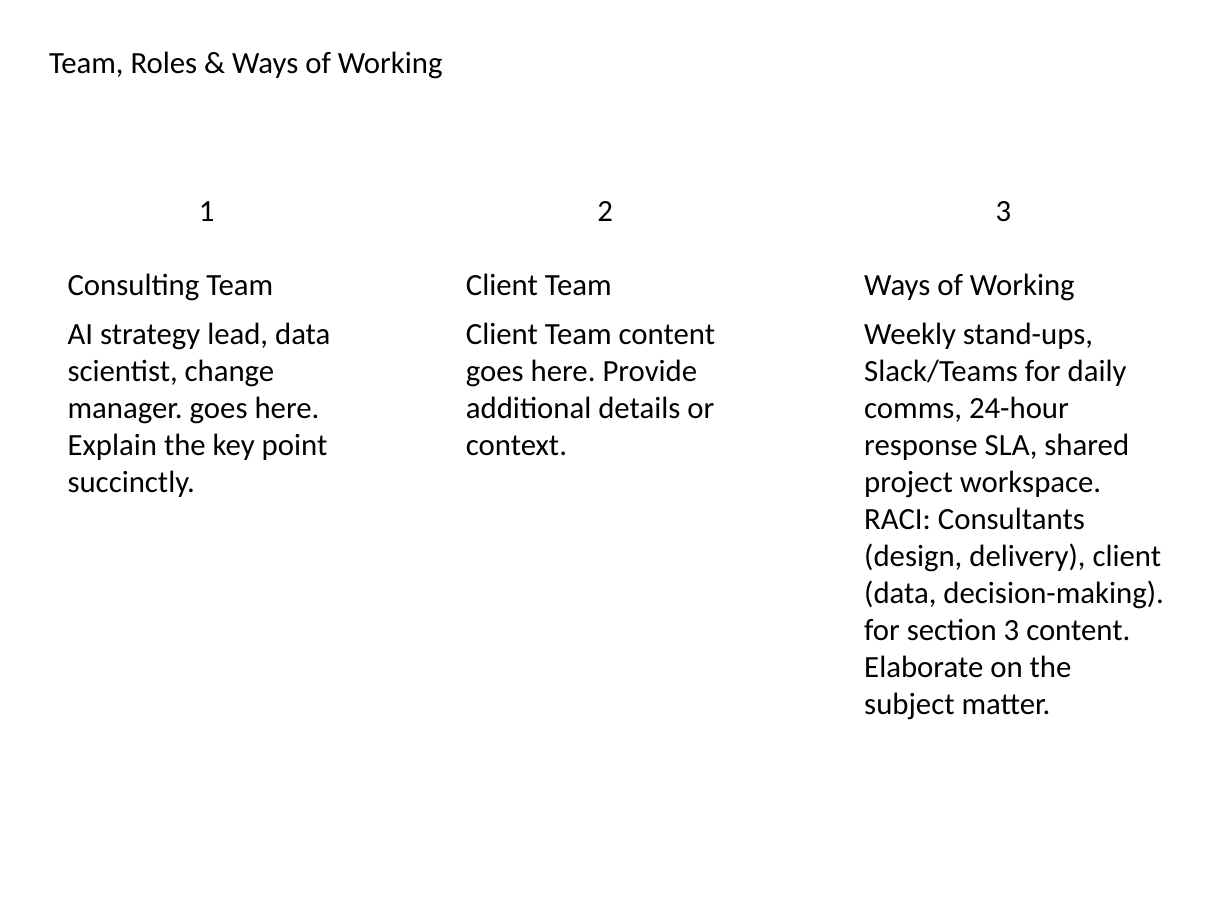
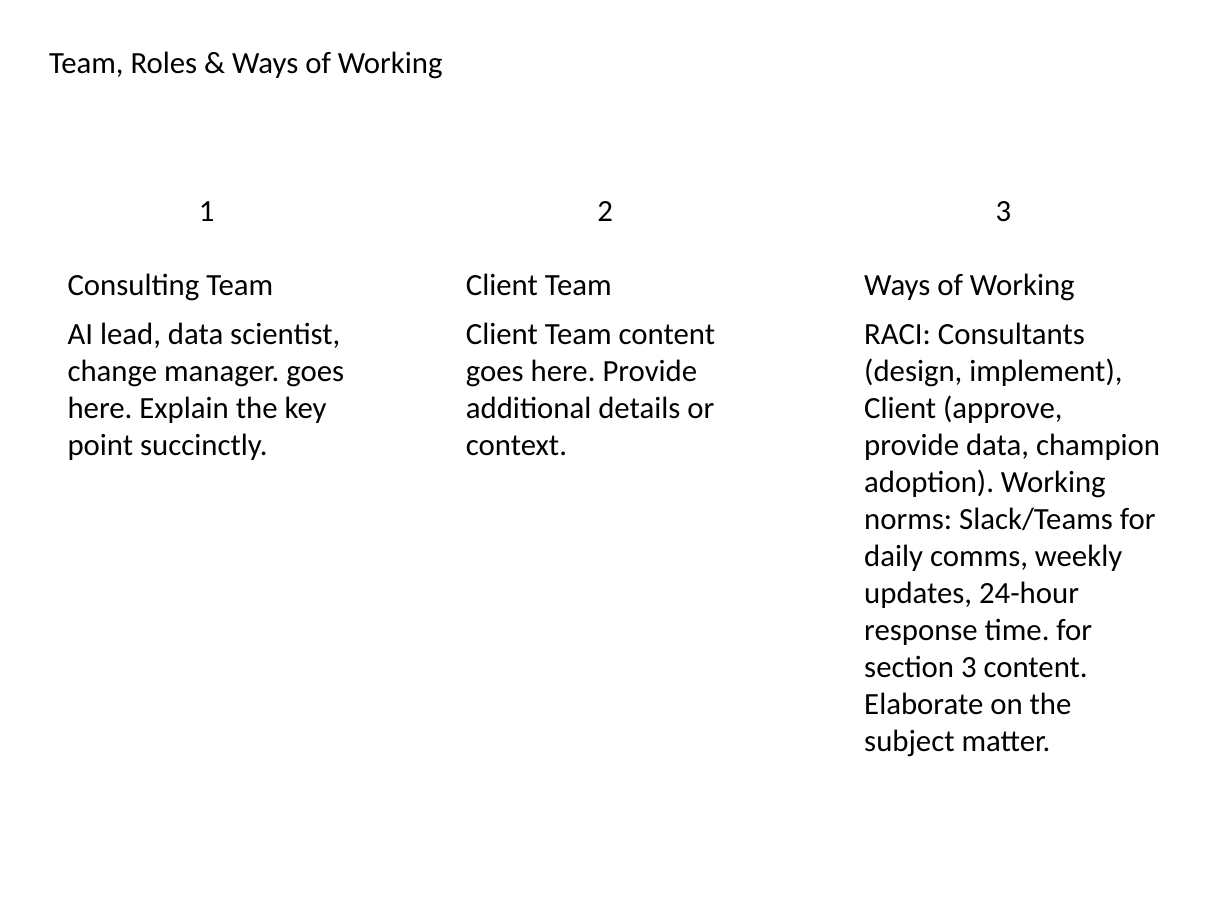
Before and after one commit to vedant1811/kenley-create-decks, a slide deck: slide 7 of src/lib/output/GeneratedPresentation.pptx. Drawn at 1232x924 pixels with LibreOffice and Linux fonts; fonts in the diff are those of the drawing. Boxes give left, top, right and bottom in pixels: in the first picture for what was removed or moved away, otherwise in the second. Text is boxed around its words. In the diff, an @@ line names an element or a change of style, - is before the commit and + after.

```diff
--- a/src/lib/output/GeneratedPresentation.pptx
+++ b/src/lib/output/GeneratedPresentation.pptx
@@ text at <box>68,322,344,460</box>: text changed @@
-AI strategy lead, data scientist, change manager. goes here. Explain the key point succinctly.
+AI lead, data scientist, change manager. goes here. Explain the key point succinctly.
@@ text at <box>864,322,1160,757</box>: text changed @@
-Weekly stand-ups, Slack/Teams for daily comms, 24-hour response SLA, shared project workspace. RACI: Consultants (design, delivery), client (data, decision-making). for section 3 content. Elaborate on the subject matter.
+RACI: Consultants (design, implement), Client (approve, provide data, champion adoption). Working norms: Slack/Teams for daily comms, weekly updates, 24-hour response time. for section 3 content. Elaborate on the subject matter.
```
Also in this commit, not shown: 7 other slides changed, 1 slide added, 1 slide removed, 5 other files.
